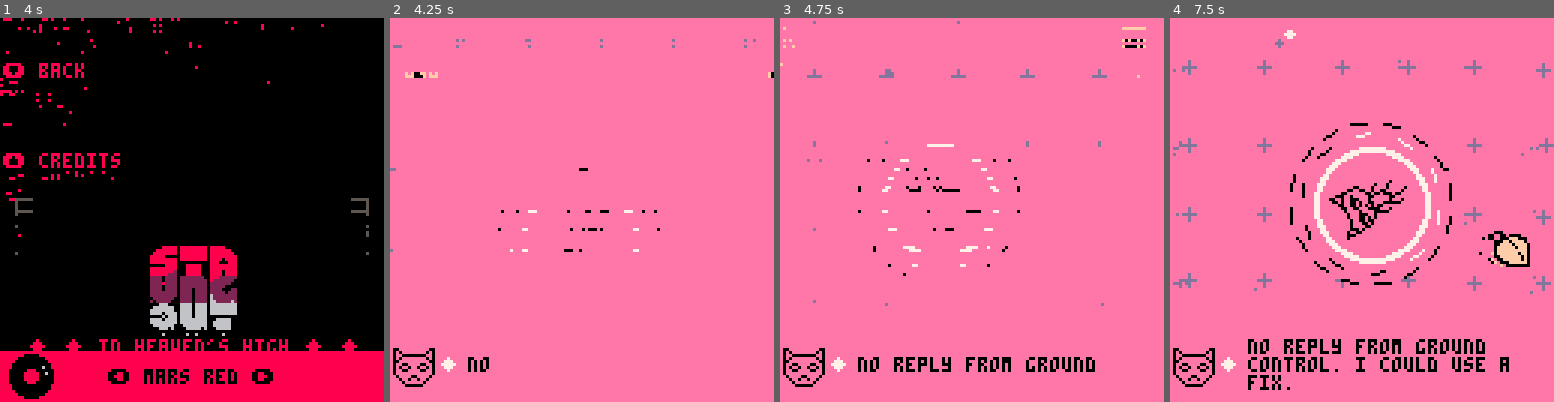
Above: before the commit, frames 1-4 (left to right).
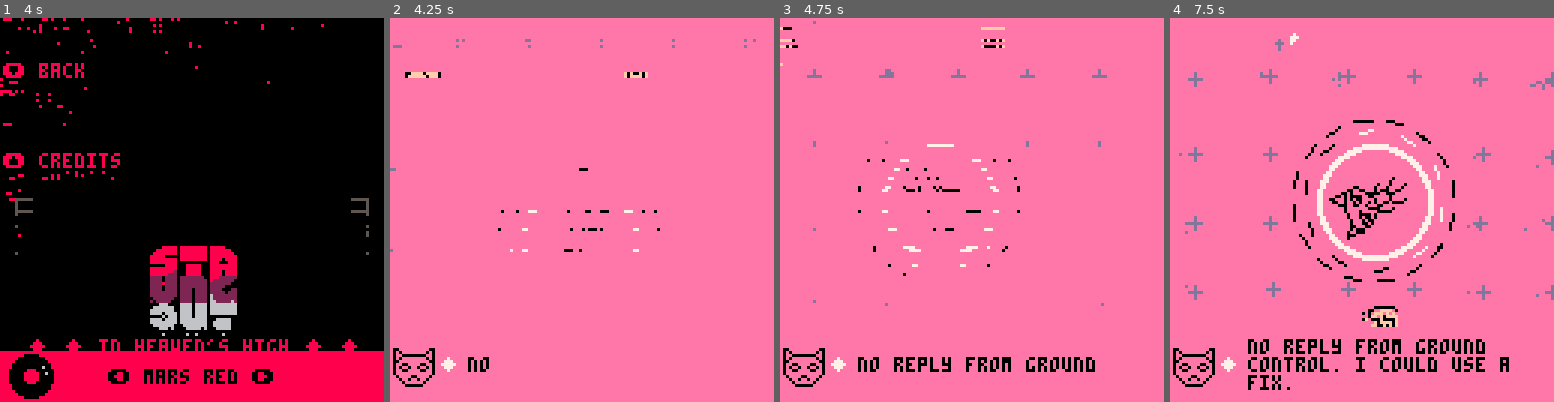
Above: after the commit, the same moments.

Repository: ianmart1n/AGBIC2016
Game: PICO-8 cartridge strungout.p8
Two runs of this game, one before a commit and one after it. Both use one fixed random seed, a clock stepped at 60 frames per second and the inputs below.
Inputs:
- Up to frame 1 (4 s): tap X (X key) at 0.33, 1.07, 1.85, 2.97 s; tap O (Z key) at 0.7, 1.7, 2.1, 2.5, 2.9, 3.3, 3.7 s; hold Right 1.6-2.1 s; hold Up 2.15-2.42 s; hold Right 2.47-3.03 s; hold Left 3.08-3.58 s; hold Down 3.63-3.97 s
- Up to frame 2 (4.25 s): hold Right from 4.02 s (still down); tap X (X key) at 4.08 s; tap O (Z key) at 4.1 s
- Up to frame 3 (4.75 s): tap O (Z key) at 4.5 s; release Right at 4.68 s; hold Up from 4.73 s (still down)
- Up to frame 4 (7.5 s): tap O (Z key) every 0.4 s from 4.9 to 7.3 s; release Up at 5.03 s; hold Left 5.08-5.68 s; tap X (X key) at 5.2, 6.32, 7.43 s; hold Down 5.73-6.03 s; hold Right 6.08-6.58 s; hold Right 6.63-7.13 s; hold Up 7.18-7.45 s

Frame 1 is identical in both runs. In frame 2, 0.2% of the frame differs, in the area x 3-100%, y 14-16%; in frame 3, 0.4%; in frame 4, 6.7%, in the area x 0-100%, y 3-81%.

Commit message:
global var update

Diff:
--- a/strungout.p8
+++ b/strungout.p8
@@ -62,16 +62,16 @@
 
  -- scale vars
  cell_gap=24 -- distance between cells
- cell_space=5 -- only cells divisible by cell_space can contain stuff
+ cell_space=3 -- only cells divisible by cell_space can contain stuff
  map_size=31 -- distance in either direction from center
- nip_drain = 0.001 --speed at which catnip drains
- nip_drain_build = 0.001 --nip_drain increase on each nip pickup
+ nip_drain = 0.003 --speed at which catnip drains
+ nip_drain_build = 0.002 --nip_drain increase on each nip pickup
  nip_gain = 10 --nip gained from pickups
- empty_chance = 0.25 --chance for cells to spawn empty
+ empty_chance = 0.6 --chance for cells to spawn empty
  sat_chance = 0.1 --chance for cells to spawn empty
- nip_chance = 0.1 --chance for cells to spawn empty
+ nip_chance = 0.05 --chance for cells to spawn empty
  a_speed=0.01 --rotation speed
- p_speed=0.75 --movement speed
+ p_speed=0.7 --movement speed
 
  cell_gap_h=cell_gap/2
  cell_full=cell_gap*cell_space
